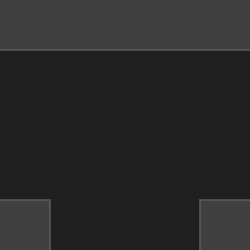
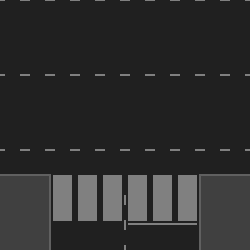
Layers edited between the first and the second 250x250 image:
renamed "small_south" to "small_t", hid the group it (4 layers) over left=0, top=0, right=250, bottom=250
"border" (3rd of 6, in "small_t"): opacity 70% → 100% over left=0, top=49, right=250, bottom=250
added group "medium_t" with 4 layers above "background" over left=0, top=0, right=250, bottom=250
added layer "line" (6th of 6, in "medium_t") in group "medium_t" over left=0, top=0, right=250, bottom=250
added layer "transition" (4th of 4, in "medium_t") in group "medium_t" over left=53, top=175, right=197, bottom=221
added layer "border" (6th of 6, in "medium_t") in group "medium_t" over left=0, top=174, right=250, bottom=250
added layer "walk" (6th of 6, in "medium_t") in group "medium_t" over left=0, top=175, right=250, bottom=250
